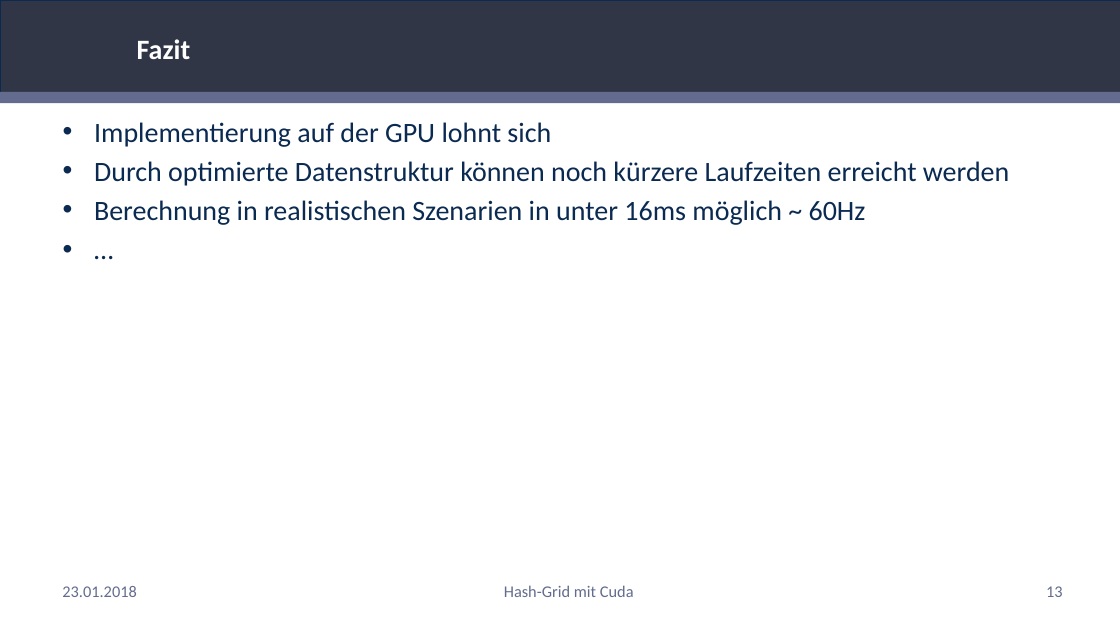
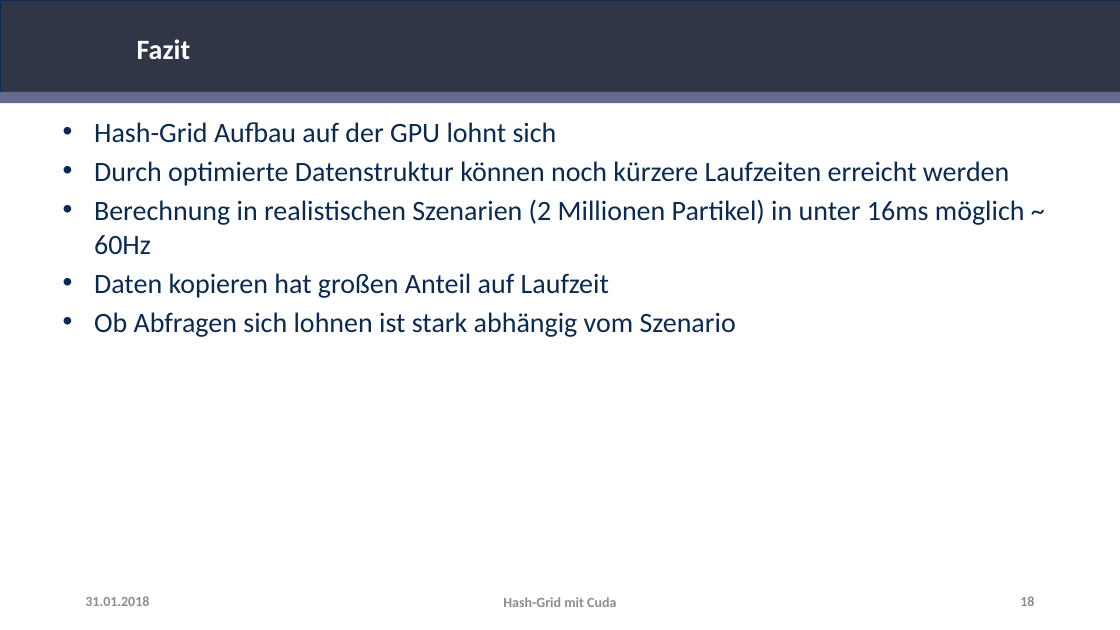
Before and after one commit to RemkeTUD/CUDA-Project-Hash-Grid, a slide deck: slide 18 of Präsentation.pptx (slide 13 before the commit). Drawn at 1120x630 pixels with LibreOffice and Linux fonts; fonts in the diff are those of the drawing; background and template pictures are left out. Boxes give left, top, right and bottom in pixels: in the first picture for what was removed or moved away, otherwise in the second. Text is boxed around its words. In the diff, an @@ line names an element or a change of style, - is before the commit and + after.

Commit message:
Präsentation v4

```diff
--- a/Präsentation.pptx
+++ b/Präsentation.pptx
@@ text at (94,122,557,143): text changed @@
-• Implementierung auf der GPU lohnt sich
+• Hash-Grid Aufbau auf der GPU lohnt sich
@@ text at (94,199,1025,337): text changed @@
-• Berechnung in realistischen Szenarien in unter 16ms möglich ~ 60Hz
-• …
+• Berechnung in realistischen Szenarien (2 Millionen Partikel) in unter 16ms möglich ~ 60Hz
+• Daten kopieren hat großen Anteil auf Laufzeit
+• Ob Abfragen sich lohnen ist stark abhängig vom Szenario
@@ text "31.01.2018" at (85,596,149,606): vertical alignment top to middle @@
@@ text at (85,596,149,606): text changed; size 14 to 12 pt; text colour #636C8E to #8C8E98 @@
-23.01.2018
+31.01.2018
@@ text "Hash-Grid mit Cuda": place and size @@
-text "Hash-Grid mit Cuda" at (504,585,634,597)
+text "Hash-Grid mit Cuda" at (503,597,616,607)
@@ text "Hash-Grid mit Cuda" at (503,597,616,607): size 14 to 12 pt, text colour #636C8E to #8C8E98; vertical alignment top to middle @@
@@ page number at (1020,596,1034,606): vertical alignment top to middle @@
@@ page number at (1020,596,1034,606): text changed; size 14 to 12 pt; text colour #636C8E to #8C8E98 @@
-13
+18
```
Also in this commit, not shown: 12 other slides changed, 5 slides added.
